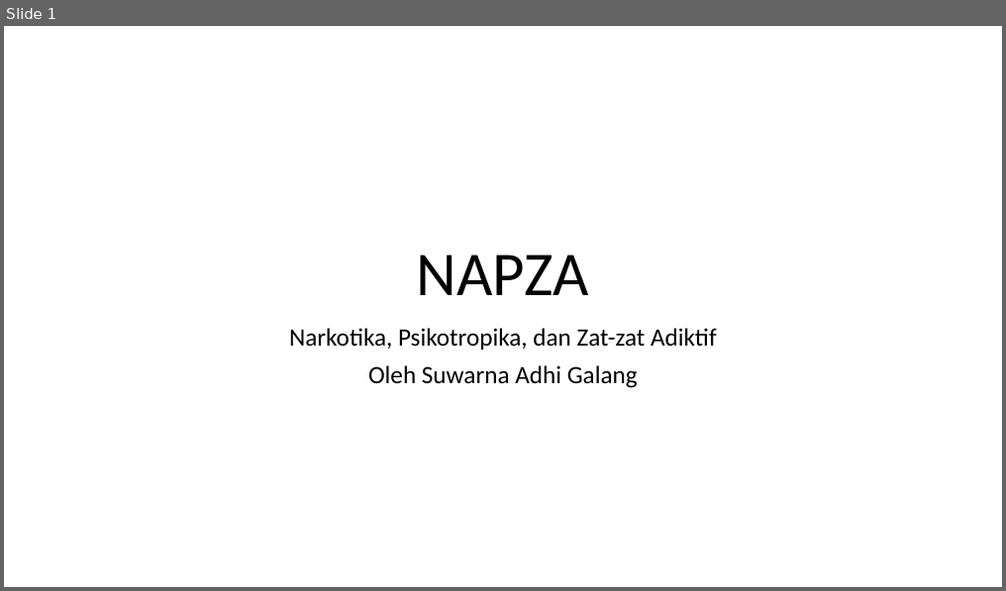
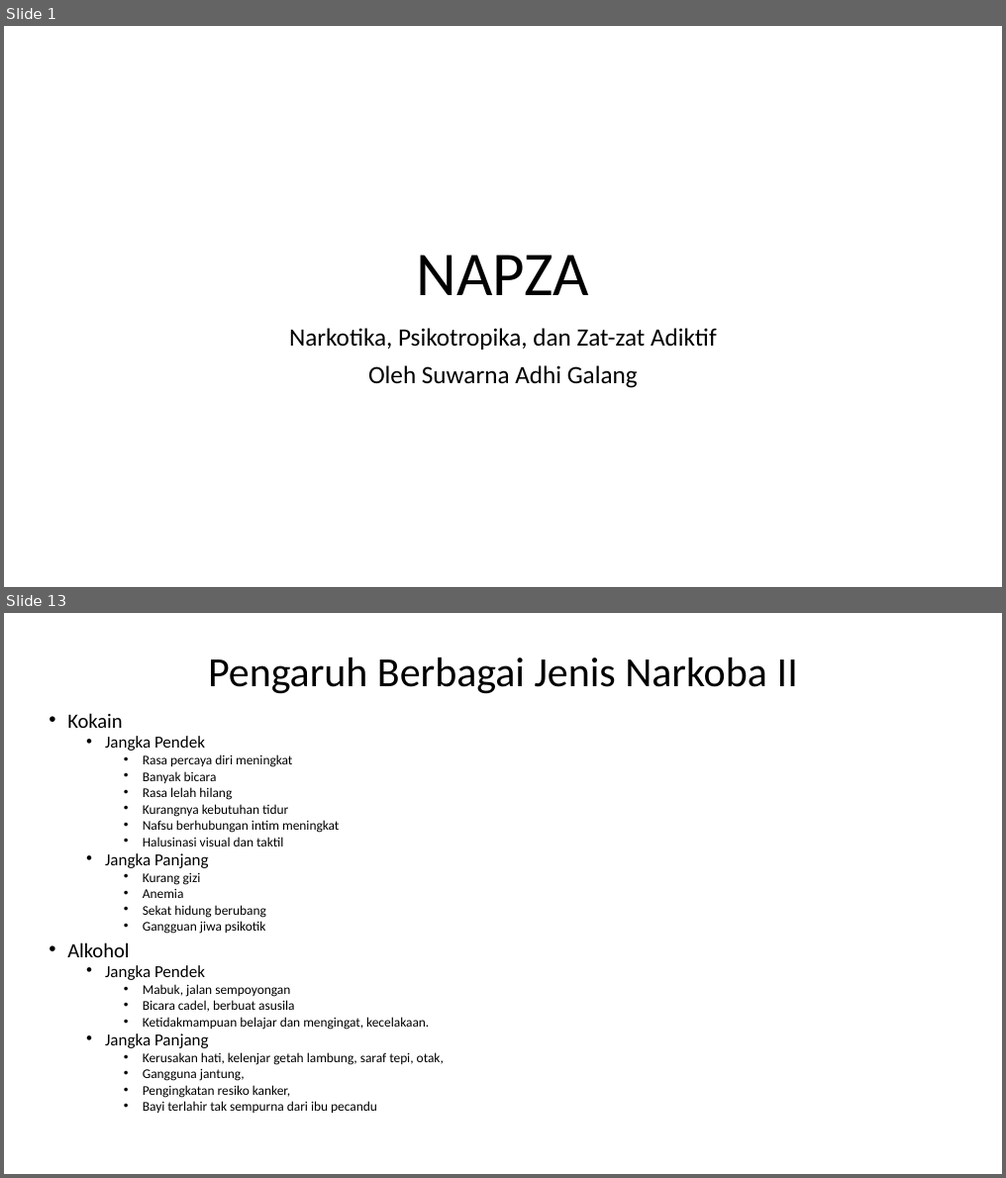
Before and after one commit to Galang23/galang23.github.io, a slide deck: tugas-sekolah/olahraga/NAPZA.pptx. Shown one above the other, each under a label of ours: slide 1 before the commit, slides 1 and 13 after it; the slides between them are not shown. The pictures are 1006x591 and 1006x1178 pixels, drawn with LibreOffice and Linux fonts; fonts in the diff are those of the drawing. Boxes give left, top, right and bottom in pixels: in the first picture for what was removed or moved away, otherwise in the second. Text is boxed around its words. In the diff, an @@ line names an element or a change of style, - is before the commit and + after.

```diff
--- a/tugas-sekolah/olahraga/NAPZA.pptx
+++ b/tugas-sekolah/olahraga/NAPZA.pptx
@@ slide 13 added at [4, 613, 1002, 1174], background #FFFFFF @@
@@ title added at [208, 658, 798, 694], 40 pt, text #000000 @@
+Pengaruh Berbagai Jenis Narkoba II
@@ text added at [67, 713, 444, 1114], 12.8 pt, text #000000 @@
+• Kokain
+  • Jangka Pendek
+    • Rasa percaya diri meningkat
+    • Banyak bicara
+    • Rasa lelah hilang
+    • Kurangnya kebutuhan tidur
+    • Nafsu berhubungan intim meningkat
+    • Halusinasi visual dan taktil
+  • Jangka Panjang
+    • Kurang gizi
+    • Anemia
+    • Sekat hidung berubang
+    • Gangguan jiwa psikotik
+• Alkohol
+  • Jangka Pendek
+    • Mabuk, jalan sempoyongan
+    • Bicara cadel, berbuat asusila
+    • Ketidakmampuan belajar dan mengingat, kecelakaan.
+  • Jangka Panjang
+    • Kerusakan hati, kelenjar getah lambung, saraf tepi, otak,
+    • Gangguna jantung,
+    • Pengingkatan resiko kanker,
+    • Bayi terlahir tak sempurna dari ibu pecandu
```
Also in this commit, not shown: 4 slides changed, 11 other slides added, 2 other files.
